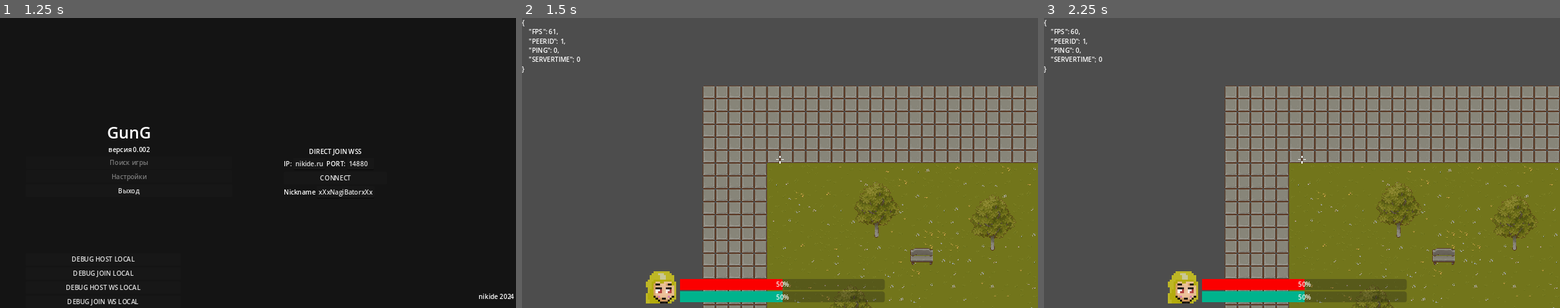
Above: before the commit, frames 1-3 (left to right).
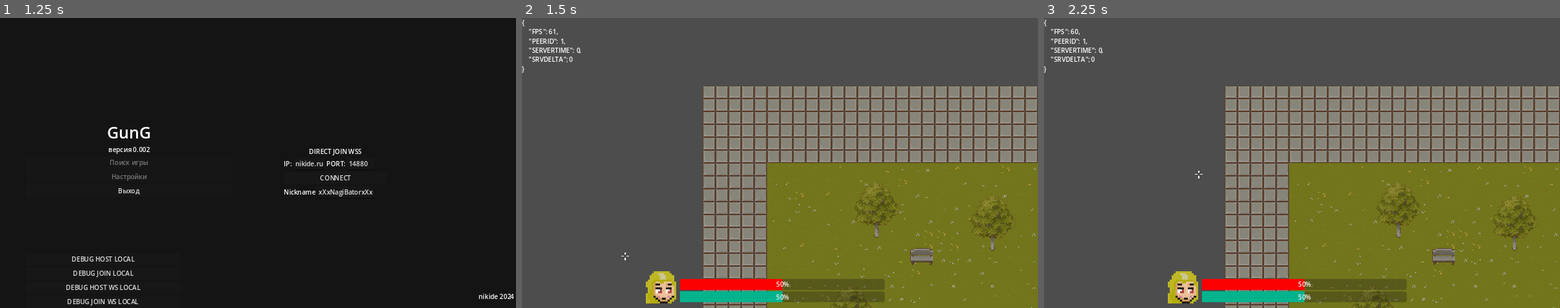
Above: after the commit, the same moments.

Repository: Nikide/ggame
Game: Godot game, scene res://Base/Base.tscn
Same seed, same stepped clock (60 frames per second), same inputs: the game is played once before the commit and once after it. The engine's default icon, where the game draws it, is replaced by a stand-in: a white triangle on a blue panel in a dark square. Sound files missing from this copy of the repository are replaced by a short silence.
Inputs (mouse positions are in pixels of both pictures, inside the frame that each line leads up to):
- Up to frame 1 (1.25 s): tap Enter at 0.5 s; move the mouse to (371, 148) at 0.52 s; press the mouse at (371, 148) at 0.53 s; hold D (mov_right) from 0.53 s (still down); tap Shift (action_1) at 0.6 s
- Up to frame 2 (1.5 s): release D (mov_right) at 1.25 s; release the mouse at (893, 148) at 1.25 s; click "DEBUG HOST LOCAL" at 1.25 s
- Up to frame 3 (2.25 s): tap Space at 2 s; move the mouse to (1198, 177) at 2.02 s; hold S (mov_down) from 2.03 s (still down); click (1198, 177) at 2.1 s

Frame 1 is identical in both runs. In frame 2, 0.2% of the frame differs, in the area x 2-51%, y 10-84%; in frame 3, 0.2%.

Commit message:
tickrate,newweapons,mobcontrolleralpha

Diff:
--- /dev/null
+++ b/Base/Mobs/MOB_CONTROLLER.tscn
@@ -0,0 +1,6 @@
+[gd_scene load_steps=2 format=3 uid="uid://ckn77142hinj5"]
+
+[ext_resource type="Script" path="res://Base/Mobs/mob_controller.gd" id="1_bq43x"]
+
+[node name="MobController" type="Node2D"]
+script = ExtResource("1_bq43x")
--- /dev/null
+++ b/Base/Mobs/mob_controller.gd
@@ -0,0 +1,36 @@
+extends Node2D
+#MOB CONTROLLER
+enum {STATE_IDLE,STATE_FOLLOW}
+@export var trigger_area : Area2D
+@export var speed = 5000
+@export var hp = 100
+var _follow : Node2D
+var _state = STATE_IDLE
+var _mob : CharacterBody2D
+
+# Called when the node enters the scene tree for the first time.
+func _ready() -> void:
+	_mob = get_parent()
+	if trigger_area:
+		trigger_area.connect("body_entered",do_trigger)
+	pass # Replace with function body.
+
+
+func do_trigger(body):
+	if body.has_meta("is_player"):
+		_follow = body
+		_state = STATE_FOLLOW
+	pass
+
+func _physics_process(delta: float) -> void:
+	if _state == STATE_IDLE:
+		_mob.velocity = Vector2.ZERO
+	if _state == STATE_FOLLOW:
+		if _follow:
+			_mob.velocity = _mob.global_position.direction_to(_follow.global_position) * speed * delta
+	_mob.move_and_slide()
+	pass
+
+# Called every frame. 'delta' is the elapsed time since the previous frame.
+func _process(delta: float) -> void:
+	pass
--- /dev/null
+++ b/Base/Mobs/test_slime.tscn
@@ -0,0 +1,67 @@
+[gd_scene load_steps=10 format=3 uid="uid://cau4y1omhd5vf"]
+
+[ext_resource type="PackedScene" uid="uid://ckn77142hinj5" path="res://Base/Mobs/MOB_CONTROLLER.tscn" id="1_6rp8r"]
+[ext_resource type="Texture2D" uid="uid://c1gonvpay7uvo" path="res://Base/Mobs/Ass/Sprite-0001.png" id="1_kk2c0"]
+
+[sub_resource type="AtlasTexture" id="AtlasTexture_bxtnd"]
+atlas = ExtResource("1_kk2c0")
+region = Rect2(0, 0, 32, 32)
+
+[sub_resource type="AtlasTexture" id="AtlasTexture_3y8fp"]
+atlas = ExtResource("1_kk2c0")
+region = Rect2(32, 0, 32, 32)
+
+[sub_resource type="AtlasTexture" id="AtlasTexture_gfo51"]
+atlas = ExtResource("1_kk2c0")
+region = Rect2(64, 0, 32, 32)
+
+[sub_resource type="AtlasTexture" id="AtlasTexture_26i5r"]
+atlas = ExtResource("1_kk2c0")
+region = Rect2(96, 0, 32, 32)
+
+[sub_resource type="SpriteFrames" id="SpriteFrames_dohsk"]
+animations = [{
+"frames": [{
+"duration": 1.0,
+"texture": SubResource("AtlasTexture_bxtnd")
+}, {
+"duration": 1.0,
+"texture": SubResource("AtlasTexture_3y8fp")
+}, {
+"duration": 1.0,
+"texture": SubResource("AtlasTexture_gfo51")
+}, {
+"duration": 1.0,
+"texture": SubResource("AtlasTexture_26i5r")
+}],
+"loop": true,
+"name": &"default",
+"speed": 5.0
+}]
+
+[sub_resource type="CircleShape2D" id="CircleShape2D_pecms"]
+radius = 128.0
+
+[sub_resource type="CircleShape2D" id="CircleShape2D_68r0m"]
+radius = 16.0
+
+[node name="TestSlime" type="CharacterBody2D"]
+slide_on_ceiling = false
+
+[node name="MobController" parent="." node_paths=PackedStringArray("trigger_area") instance=ExtResource("1_6rp8r")]
+trigger_area = NodePath("../Area2D")
+
+[node name="AnimatedSprite2D" type="AnimatedSprite2D" parent="."]
+sprite_frames = SubResource("SpriteFrames_dohsk")
+frame_progress = 0.155708
+
+[node name="Area2D" type="Area2D" parent="."]
+collision_layer = 128
+collision_mask = 128
+
+[node name="CollisionShape2D" type="CollisionShape2D" parent="Area2D"]
+shape = SubResource("CircleShape2D_pecms")
+
+[node name="CollisionShape2D" type="CollisionShape2D" parent="."]
+shape = SubResource("CircleShape2D_68r0m")
+debug_color = Color(0.913965, 0.234011, 0.447263, 0.42)
--- a/Base/Player.tscn
+++ b/Base/Player.tscn
@@ -3,7 +3,7 @@
 [ext_resource type="Script" path="res://Base/player.gd" id="1_afk5i"]
 [ext_resource type="Texture2D" uid="uid://bxmmln5x2gs5b" path="res://Ass/test-sheet.png" id="2_81ii8"]
 [ext_resource type="Texture2D" uid="uid://c70o2hlt6hke2" path="res://icon.svg" id="2_86kfd"]
-[ext_resource type="PackedScene" uid="uid://dnmu3yex6w4l5" path="res://Base/Weapons/test_ak.tscn" id="4_b1dmy"]
+[ext_resource type="PackedScene" uid="uid://bgg8q6fc20lm" path="res://Base/Weapons/test_pistol.tscn" id="4_s1jxd"]
 [ext_resource type="AudioStream" uid="uid://dob0iypvv6be3" path="res://Ass/sfx/701795__perduuus__dash.wav" id="5_6n7sj"]
 
 [sub_resource type="AtlasTexture" id="AtlasTexture_b2xhu"]
@@ -113,9 +113,10 @@
 [node name="Player" type="CharacterBody2D"]
 z_index = 10
 y_sort_enabled = true
-collision_layer = 2
+collision_layer = 130
 script = ExtResource("1_afk5i")
 metadata/can_damage = true
+metadata/is_player = true
 
 [node name="Nickname" type="Label" parent="."]
 offset_left = -80.0
@@ -177,7 +178,8 @@
 z_index = 50
 position = Vector2(0, 9)
 
-[node name="TestAk" parent="Weapon" instance=ExtResource("4_b1dmy")]
+[node name="TestPistol" parent="Weapon" instance=ExtResource("4_s1jxd")]
+position = Vector2(0, -1)
 
 [node name="CollisionShape2D" type="CollisionShape2D" parent="."]
 shape = SubResource("RectangleShape2D_7q6qg")
--- a/Base/VFX/vfx_respawn.tscn
+++ b/Base/VFX/vfx_respawn.tscn
@@ -87,6 +87,21 @@
 properties/0/spawn = true
 properties/0/replication_mode = 1
 
+[sub_resource type="Animation" id="Animation_ixlf1"]
+length = 0.001
+tracks/0/type = "value"
+tracks/0/imported = false
+tracks/0/enabled = true
+tracks/0/path = NodePath("AnimatedSprite2D:scale")
+tracks/0/interp = 1
+tracks/0/loop_wrap = true
+tracks/0/keys = {
+"times": PackedFloat32Array(0),
+"transitions": PackedFloat32Array(1),
+"update": 0,
+"values": [Vector2(0.6875, 0.6875)]
+}
+
 [sub_resource type="Animation" id="Animation_wksbq"]
 resource_name = "resp"
 tracks/0/type = "value"
@@ -117,21 +132,6 @@
 }
 tracks/1/use_blend = true
 
-[sub_resource type="Animation" id="Animation_ixlf1"]
-length = 0.001
-tracks/0/type = "value"
-tracks/0/imported = false
-tracks/0/enabled = true
-tracks/0/path = NodePath("AnimatedSprite2D:scale")
-tracks/0/interp = 1
-tracks/0/loop_wrap = true
-tracks/0/keys = {
-"times": PackedFloat32Array(0),
-"transitions": PackedFloat32Array(1),
-"update": 0,
-"values": [Vector2(0.6875, 0.6875)]
-}
-
 [sub_resource type="AnimationLibrary" id="AnimationLibrary_kyoih"]
 _data = {
 "RESET": SubResource("Animation_ixlf1"),
--- a/Base/Weapons/test_ak.tscn
+++ b/Base/Weapons/test_ak.tscn
@@ -81,7 +81,7 @@
 volume_db = -5.0
 
 [node name="Timer" type="Timer" parent="."]
-wait_time = 0.8
+wait_time = 0.6
 
 [node name="from" type="Marker2D" parent="."]
 position = Vector2(56, -8)
--- /dev/null
+++ b/Base/Weapons/test_pistol.gd
@@ -0,0 +1,25 @@
+extends Node2D
+
+@export var dmg = 10
+var _can_shot = true
+# Called when the node enters the scene tree for the first time.
+func _ready() -> void:
+	pass # Replace with function body.
+@rpc("any_peer")
+func local_shot():
+	$AnimationPlayer.play("shot")
+func shot(own):
+	if is_multiplayer_authority() and _can_shot:
+		_can_shot = false
+		$Timer.start()
+		rpc("local_shot")
+		GG.rpc_id(1,"mp_send_shot",$from.global_position,$to.global_position,own,dmg)
+
+# Called every frame. 'delta' is the elapsed time since the previous frame.
+func _process(delta: float) -> void:
+	pass
+
+
+func _on_timer_timeout() -> void:
+	_can_shot = true
+	pass # Replace with function body.
--- /dev/null
+++ b/Base/Weapons/test_pistol.tscn
@@ -0,0 +1,85 @@
+[gd_scene load_steps=7 format=3 uid="uid://bgg8q6fc20lm"]
+
+[ext_resource type="Texture2D" uid="uid://blswxk1jad55e" path="res://Ass/test_pistol.png" id="1_b55sv"]
+[ext_resource type="Script" path="res://Base/Weapons/test_pistol.gd" id="1_kce6f"]
+[ext_resource type="AudioStream" uid="uid://cawf1pn3qmx12" path="res://Ass/sfx/163456__lemudcrab__pistol-shot.wav" id="3_3hw62"]
+
+[sub_resource type="Animation" id="Animation_51ca2"]
+resource_name = "shot"
+length = 0.4
+tracks/0/type = "audio"
+tracks/0/imported = false
+tracks/0/enabled = true
+tracks/0/path = NodePath("AudioStreamPlayer2D")
+tracks/0/interp = 1
+tracks/0/loop_wrap = true
+tracks/0/keys = {
+"clips": [{
+"end_offset": 0.0,
+"start_offset": 0.0,
+"stream": ExtResource("3_3hw62")
+}],
+"times": PackedFloat32Array(0)
+}
+tracks/0/use_blend = true
+tracks/1/type = "value"
+tracks/1/imported = false
+tracks/1/enabled = true
+tracks/1/path = NodePath("TestPistol:rotation")
+tracks/1/interp = 1
+tracks/1/loop_wrap = true
+tracks/1/keys = {
+"times": PackedFloat32Array(0, 0.0333333, 0.0666667),
+"transitions": PackedFloat32Array(1, 1, 1),
+"update": 0,
+"values": [0.0, -0.523599, 0.0]
+}
+
+[sub_resource type="Animation" id="Animation_bmw8v"]
+length = 0.001
+tracks/0/type = "value"
+tracks/0/imported = false
+tracks/0/enabled = true
+tracks/0/path = NodePath("TestPistol:rotation")
+tracks/0/interp = 1
+tracks/0/loop_wrap = true
+tracks/0/keys = {
+"times": PackedFloat32Array(0),
+"transitions": PackedFloat32Array(1),
+"update": 0,
+"values": [0.0]
+}
+
+[sub_resource type="AnimationLibrary" id="AnimationLibrary_oyh8s"]
+_data = {
+"RESET": SubResource("Animation_bmw8v"),
+"shot": SubResource("Animation_51ca2")
+}
+
+[node name="TestPistol" type="Node2D"]
+script = ExtResource("1_kce6f")
+
+[node name="TestPistol" type="Sprite2D" parent="."]
+position = Vector2(24, 8)
+scale = Vector2(2, 2)
+texture = ExtResource("1_b55sv")
+offset = Vector2(8, -8)
+
+[node name="from" type="Marker2D" parent="."]
+position = Vector2(64, -8)
+
+[node name="to" type="Marker2D" parent="."]
+position = Vector2(72, -8)
+
+[node name="Timer" type="Timer" parent="."]
+wait_time = 0.5
+
+[node name="AudioStreamPlayer2D" type="AudioStreamPlayer2D" parent="."]
+max_distance = 500.0
+
+[node name="AnimationPlayer" type="AnimationPlayer" parent="."]
+libraries = {
+"": SubResource("AnimationLibrary_oyh8s")
+}
+
+[connection signal="timeout" from="Timer" to="." method="_on_timer_timeout"]
--- /dev/null
+++ b/Base/Weapons/test_shotgun.gd
@@ -0,0 +1,25 @@
+extends Node2D
+@export var dmg = 15
+var _can_shot = true
+# Called when the node enters the scene tree for the first time.
+func _ready() -> void:
+	pass # Replace with function body.
+@rpc("any_peer")
+func local_shot():
+	$AnimationPlayer.play("shot")
+func shot(own):
+	if is_multiplayer_authority() and _can_shot:
+		_can_shot = false
+		$Timer.start()
+		rpc("local_shot")
+		GG.rpc_id(1,"mp_send_shot",$from.global_position,$to.global_position,own,dmg)
+		GG.rpc_id(1,"mp_send_shot",$from.global_position,$to2.global_position,own,dmg)
+		GG.rpc_id(1,"mp_send_shot",$from.global_position,$to3.global_position,own,dmg)
+# Called every frame. 'delta' is the elapsed time since the previous frame.
+func _process(delta: float) -> void:
+	pass
+
+
+func _on_timer_timeout() -> void:
+	_can_shot = true
+	pass # Replace with function body.
--- /dev/null
+++ b/Base/Weapons/test_shotgun.tscn
@@ -0,0 +1,114 @@
+[gd_scene load_steps=7 format=3 uid="uid://qdbohq0pkg3e"]
+
+[ext_resource type="Script" path="res://Base/Weapons/test_shotgun.gd" id="1_pdv16"]
+[ext_resource type="Texture2D" uid="uid://vyhb1bjwnnr1" path="res://Ass/test_shotgun.png" id="1_wpu40"]
+[ext_resource type="AudioStream" uid="uid://cbercushd6c8o" path="res://Ass/sfx/564480__lumikon__shotgun-shot-sfx.wav" id="3_6xibl"]
+
+[sub_resource type="Animation" id="Animation_vxy8d"]
+resource_name = "shot"
+length = 1.1
+tracks/0/type = "audio"
+tracks/0/imported = false
+tracks/0/enabled = true
+tracks/0/path = NodePath("AudioStreamPlayer2D")
+tracks/0/interp = 1
+tracks/0/loop_wrap = true
+tracks/0/keys = {
+"clips": [{
+"end_offset": 0.0,
+"start_offset": 0.0,
+"stream": ExtResource("3_6xibl")
+}],
+"times": PackedFloat32Array(0.0333333)
+}
+tracks/0/use_blend = true
+tracks/1/type = "value"
+tracks/1/imported = false
+tracks/1/enabled = true
+tracks/1/path = NodePath("TestShotgun:position")
+tracks/1/interp = 1
+tracks/1/loop_wrap = true
+tracks/1/keys = {
+"times": PackedFloat32Array(0, 0.0666667, 0.133333, 0.7, 0.833333, 0.933333),
+"transitions": PackedFloat32Array(1, 1, 1, 1, 1, 1),
+"update": 0,
+"values": [Vector2(32, -8), Vector2(24, -8), Vector2(32, -8), Vector2(32, -8), Vector2(24, 0), Vector2(32, -8)]
+}
+tracks/2/type = "value"
+tracks/2/imported = false
+tracks/2/enabled = true
+tracks/2/path = NodePath("TestShotgun:rotation")
+tracks/2/interp = 1
+tracks/2/loop_wrap = true
+tracks/2/keys = {
+"times": PackedFloat32Array(0, 0.7, 0.833333, 0.933333),
+"transitions": PackedFloat32Array(1, 1, 1, 1),
+"update": 0,
+"values": [0.0, 0.0, -0.523599, 0.0]
+}
+
+[sub_resource type="Animation" id="Animation_5f8ng"]
+length = 0.001
+tracks/0/type = "value"
+tracks/0/imported = false
+tracks/0/enabled = true
+tracks/0/path = NodePath("TestShotgun:position")
+tracks/0/interp = 1
+tracks/0/loop_wrap = true
+tracks/0/keys = {
+"times": PackedFloat32Array(0),
+"transitions": PackedFloat32Array(1),
+"update": 0,
+"values": [Vector2(32, -8)]
+}
+tracks/1/type = "value"
+tracks/1/imported = false
+tracks/1/enabled = true
+tracks/1/path = NodePath("TestShotgun:rotation")
+tracks/1/interp = 1
+tracks/1/loop_wrap = true
+tracks/1/keys = {
+"times": PackedFloat32Array(0),
+"transitions": PackedFloat32Array(1),
+"update": 0,
+"values": [0.0]
+}
+
+[sub_resource type="AnimationLibrary" id="AnimationLibrary_3nm0o"]
+_data = {
+"RESET": SubResource("Animation_5f8ng"),
+"shot": SubResource("Animation_vxy8d")
+}
+
+[node name="TestShotgun" type="Node2D"]
+script = ExtResource("1_pdv16")
+
+[node name="TestShotgun" type="Sprite2D" parent="."]
+position = Vector2(32, -8)
+scale = Vector2(2, 2)
+texture = ExtResource("1_wpu40")
+
+[node name="from" type="Marker2D" parent="."]
+position = Vector2(64, -8)
+
+[node name="to" type="Marker2D" parent="."]
+position = Vector2(128, -16)
+
+[node name="to2" type="Marker2D" parent="."]
+position = Vector2(128, -8)
+
+[node name="to3" type="Marker2D" parent="."]
+position = Vector2(128, 0)
+
+[node name="Timer" type="Timer" parent="."]
+wait_time = 1.2
+one_shot = true
+
+[node name="AnimationPlayer" type="AnimationPlayer" parent="."]
+libraries = {
+"": SubResource("AnimationLibrary_3nm0o")
+}
+
+[node name="AudioStreamPlayer2D" type="AudioStreamPlayer2D" parent="."]
+
+[connection signal="timeout" from="Timer" to="." method="_on_timer_timeout"]
--- a/Base/base.gd
+++ b/Base/base.gd
@@ -14,6 +14,7 @@
 	pass
 func _ready() -> void:
 	#$UI/CanvasLayer/Loading/AnimatedSprite2D.play("default")
+	Engine.max_fps = 60
 	LD = $UI/CanvasLayer/Loading
 	MENU = $UI/CanvasLayer/Menu
 	LD.hide()
--- a/Base/mp_cam.gd
+++ b/Base/mp_cam.gd
@@ -7,7 +7,7 @@
 
 
 # Called every frame. 'delta' is the elapsed time since the previous frame.
-func _physics_process(delta: float) -> void:
+func _process(delta: float) -> void:
 
 	if follow_node:
 		global_position = follow_node.global_position
--- a/Base/mp_game.gd
+++ b/Base/mp_game.gd
@@ -163,7 +163,7 @@
 	$Players.get_node(str(id)).input_direction = indir
 	$Players.get_node(str(id)).mouse_pos = mouse_pos
 	$Players.get_node(str(id)).input_shot = input_shot
-@rpc("any_peer","call_remote","reliable")
+@rpc("any_peer","call_remote","unreliable")
 func get_action(id,act_1):
 	if act_1:
 		print("GET ACTION FROM ",id)
@@ -171,6 +171,9 @@
 
 # Called every frame. 'delta' is the elapsed time since the previous frame.
 func _process(delta: float) -> void:
+	$Ch.global_position = get_global_mouse_position()
+	pass
+func _physics_process(delta: float) -> void:
 	#DEBUG
 	GG.MPDEBUG["FPS"] = Engine.get_frames_per_second()
 	$Debug/CanvasLayer/Control/VBoxContainer/Deb.text = str(JSON.stringify(GG.MPDEBUG,"\t"))
@@ -178,7 +181,7 @@
 	#print(JSON.stringify(GG.MPDEBUG))
 	if !GG.is_ui_block and local_player_init:
 		_local_input()
-		$Ch.global_position = get_global_mouse_position()
+
 	pass
 	if local_player_init:
 		$Debug/CanvasLayer/PlayerUI/VBoxContainer/CLHP.value = $Players.get_node(str(multiplayer.get_unique_id())).hp
--- a/Base/player.gd
+++ b/Base/player.gd
@@ -12,7 +12,7 @@
 
 #test_acting
 var _c_act1spd = 0
-var _c_actmaxspd = 6000
+var _c_actmaxspd = 3000
 ###
 
 
@@ -79,7 +79,7 @@
 			$foot.pitch_scale = randf_range(0.95,1.05)
 			$foot.play()
 func act_1():
-	if input_direction and action_point > 40:
+	if input_direction and action_point >= 40:
 		rpc("act_1_efect")
 		print(velocity)
 		_c_act1spd = _c_actmaxspd
--- a/Maps/dm_fancy/dm_fancy.tscn
+++ b/Maps/dm_fancy/dm_fancy.tscn
@@ -1,10 +1,11 @@
-[gd_scene load_steps=13 format=4 uid="uid://dr2v1glrmkjyg"]
+[gd_scene load_steps=14 format=4 uid="uid://dr2v1glrmkjyg"]
 
 [ext_resource type="Texture2D" uid="uid://cklwbv0kt3fk1" path="res://Maps/dm_fancy/Ass/Texture/TX Tileset Grass.png" id="2_jdx3w"]
 [ext_resource type="Texture2D" uid="uid://bfavnvvlol82g" path="res://Maps/dm_fancy/Ass/Texture/TX Tileset Stone Ground.png" id="3_l55gc"]
 [ext_resource type="Texture2D" uid="uid://bpyjly834sh5p" path="res://Maps/dm_fancy/Ass/Texture/TX Plant.png" id="4_la0kb"]
 [ext_resource type="Texture2D" uid="uid://cet4amyjxg1kf" path="res://Maps/dm_fancy/Ass/Texture/TX Player.png" id="5_x3js8"]
 [ext_resource type="Texture2D" uid="uid://dic6mwdx7r5ny" path="res://Maps/dm_fancy/Ass/Texture/TX Props.png" id="6_npf2u"]
+[ext_resource type="PackedScene" uid="uid://cau4y1omhd5vf" path="res://Base/Mobs/test_slime.tscn" id="7_e0nac"]
 [ext_resource type="AudioStream" uid="uid://bbm5s6n0aabs8" path="res://Maps/dm_fancy/Ass/170515__rolandasb__forest_ambient_01_loop.wav" id="7_kcqod"]
 
 [sub_resource type="TileSetAtlasSource" id="TileSetAtlasSource_jyk7n"]
@@ -489,3 +490,6 @@
 position = Vector2(880, 584)
 autoplay = true
 max_distance = 100.0
+
+[node name="TestSlime" parent="." instance=ExtResource("7_e0nac")]
+position = Vector2(576, 432)
--- a/gg.gd
+++ b/gg.gd
@@ -16,7 +16,7 @@
 var is_ui_block = false
 var MPDEBUG = {
 	"SERVERTIME": 0,
-	"PING": 0
+	"SRVDELTA": 0
 }
 @rpc("any_peer")
 func client_showDS(time):
@@ -36,7 +36,7 @@
 @rpc("any_peer")
 func send_server_time(time):
 
-	MPDEBUG["PING"] = str(time-int(MPDEBUG["SERVERTIME"]))
+	MPDEBUG["SRVDELTA"] = str(time-int(MPDEBUG["SERVERTIME"]))
 	MPDEBUG["SERVERTIME"] = str(time)
 
 func slog(txt : String):
--- a/project.godot
+++ b/project.godot
@@ -75,6 +75,10 @@
 
 pointing/emulate_touch_from_mouse=true
 
+[network]
+
+limits/packet_peer_stream/max_buffer_po2=64
+
 [rendering]
 
 textures/canvas_textures/default_texture_filter=0
Not shown, added: Ass/sfx/163456__lemudcrab__pistol-shot.wav.import
Not shown, added: Ass/sfx/564480__lumikon__shotgun-shot-sfx.wav.import
Binary file added: Ass/test_pistol.png
Not shown, added: Ass/test_pistol.png.import
Binary file added: Ass/test_shotgun.png
Not shown, added: Ass/test_shotgun.png.import
Binary file added: Base/Mobs/Ass/Sprite-0001.png
Not shown, added: Base/Mobs/Ass/Sprite-0001.png.import
Not shown, added: Ass/sfx/163456__lemudcrab__pistol-shot.wav
Not shown, added: Ass/sfx/564480__lumikon__shotgun-shot-sfx.wav
